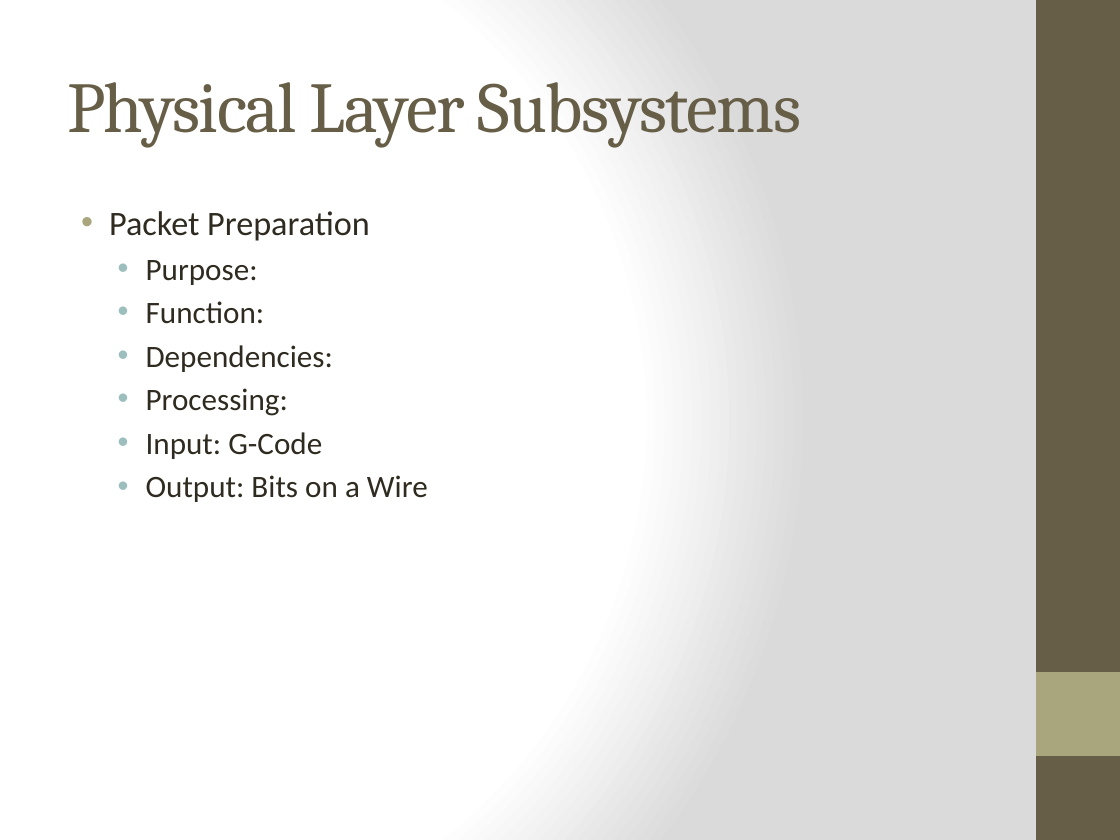
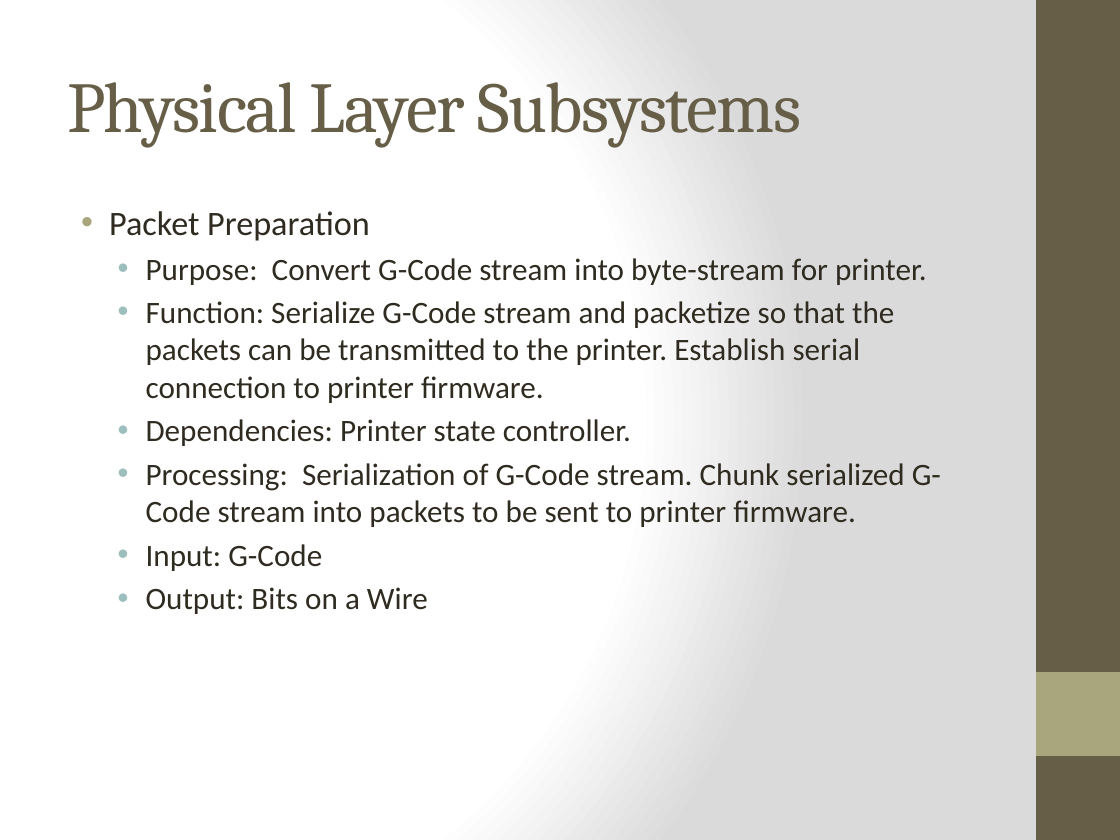
Before and after one commit to qpHalcy0n/SRDesign, a slide deck: slide 24 of ADS Gate Review/Team Ink3d ADS.pptx. Drawn at 1120x840 pixels with LibreOffice and Linux fonts; fonts in the diff are those of the drawing. Boxes give left, top, right and bottom in pixels: in the first picture for what was removed or moved away, otherwise in the second. Text is boxed around its words. In the diff, an @@ line names an element or a change of style, - is before the commit and + after.

```diff
--- a/ADS Gate Review/Team Ink3d ADS.pptx
+++ b/ADS Gate Review/Team Ink3d ADS.pptx
@@ text at (146, 258, 941, 527): text changed @@
-  • Purpose:
-  • Function:
-  • Dependencies:
-  • Processing:
+  • Purpose: Convert G-Code stream into byte-stream for printer.
+  • Function: Serialize G-Code stream and packetize so that the packets can be transmitted to the printer. Establish serial connection to printer firmware.
+  • Dependencies: Printer state controller.
+  • Processing: Serialization of G-Code stream. Chunk serialized G-Code stream into packets to be sent to printer firmware.
```
Also in this commit, not shown: 2 other slides changed.
